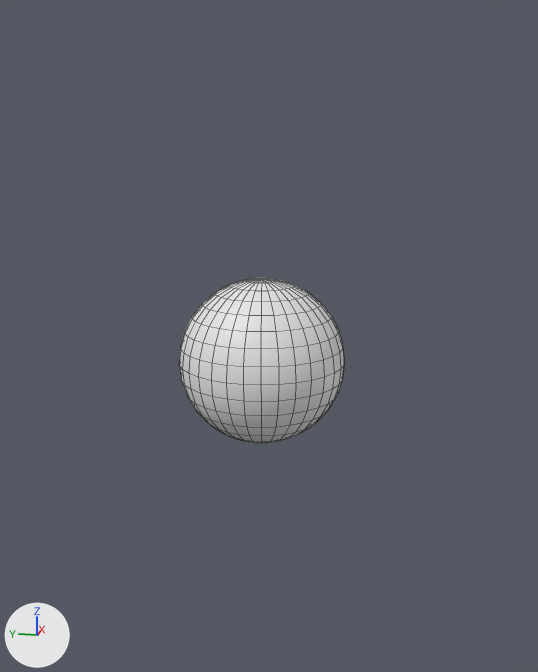
The Blender file Petal/Assets/Objects/Characters/Petal/PetalHead.blend as it was, and as the next commit left it.
Both versions are drawn from a camera (50 mm lens) standing at (-8.57, -1.8, 2.45) and looking at (-0.07, -0.1, 0.33). The axes (+X, +Y, +Z) are drawn at lower left. The lights are the same throughout. Mesh edges are drawn as thin lines.

In view in the first picture: 'Head'.
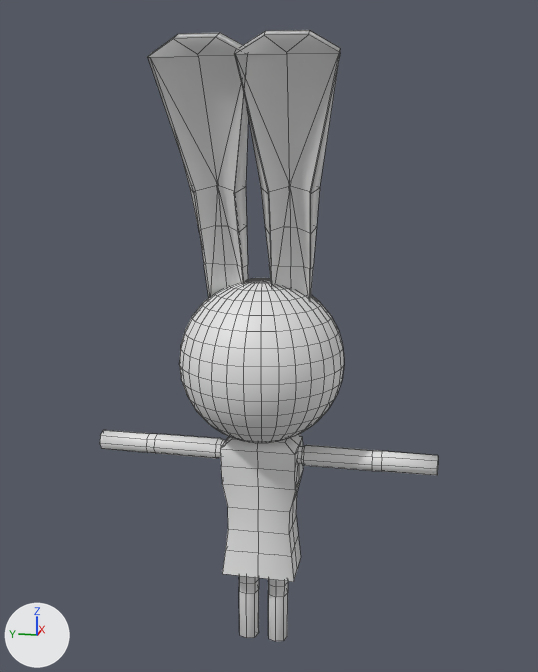
Changed parts and their boxes [x1, y1, x2, y2] in the pictures (538 x 672 px):
'Cube', added
    after: [100, 430, 438, 641]
'EarL.001', added
    after: [234, 30, 340, 298]
'EarL', added
    after: [148, 32, 248, 298]

The change, as a list of edits to the scene's bpy script:
```text
Add me_cube_006:
    me_cube_006.from_pydata(...)  # 248 vertices, 236 faces; spans x -1.0..1.39, y -4.65..4.61, z -2.23..1.13
    me_cube_006.polygons.foreach_set('use_smooth', [True] * 236)
Add me_cube_001:
    me_cube_001.from_pydata(...)  # 71 vertices, 68 faces; spans x -1.0..1.0, y -1.44..1.44, z -1.0..1.12
    me_cube_001.polygons.foreach_set('use_smooth', [True] * 68)
Add ob_cube:
    ob_cube = bpy.data.objects.new('Cube', me_cube_006)
    ob_cube.location = (0.0, 0.0, -1.92)
    ob_cube.scale = (0.297, 0.463, 0.854)
Add ob_earl_001:
    ob_earl_001 = bpy.data.objects.new('EarL.001', me_cube_001)
    ob_earl_001.location = (-0.5, -0.42, 2.09)
    ob_earl_001.rotation_euler = (0.0, -0.38, 0.112)  # degrees (0, -22, 6.4)
    ob_earl_001.scale = (0.156, 0.348, 1.44)
Add ob_earl:
    ob_earl = bpy.data.objects.new('EarL', me_cube_001.copy())
    ob_earl.location = (-0.5, 0.39, 2.09)
    ob_earl.rotation_euler = (0.0, -0.38, 0.0)  # degrees (0, -22, 0)
    ob_earl.scale = (0.156, 0.348, 1.44)
```
